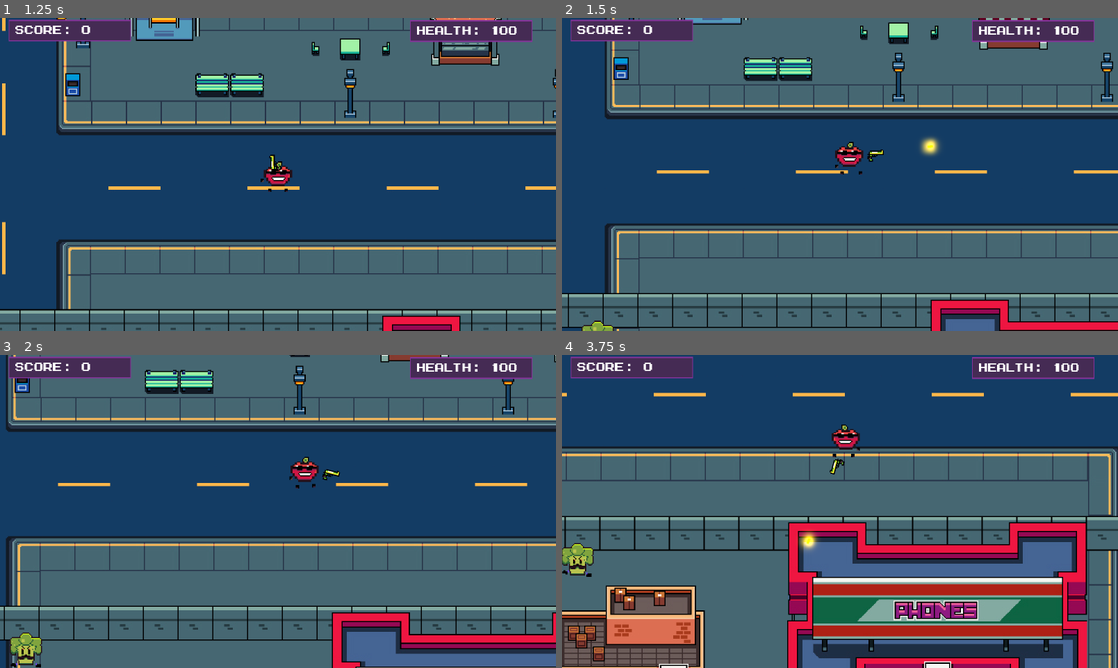
Above: before the commit, frames 1-4 (two rows, left to right).
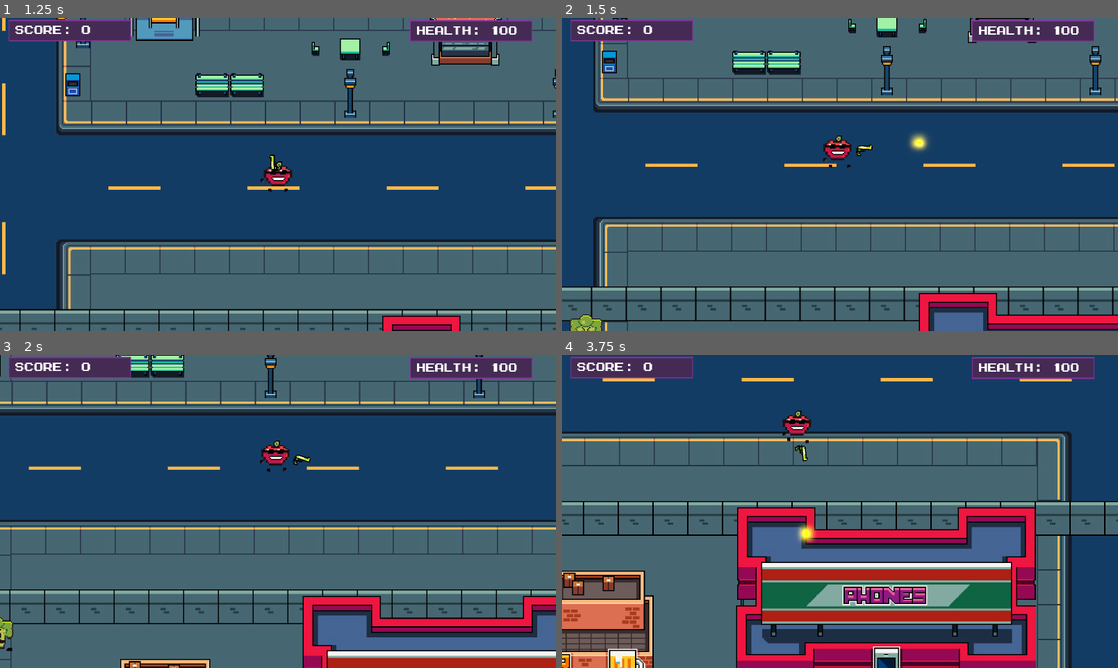
Above: after the commit, the same moments.

Repository: George-Nizor/Apple-Man-Sam
Game: Godot game, scene res://Scenes/Menus/main_menu.tscn
The game is run twice, just before and just after one commit, with the same random seed, the same clock (stepped at 60 frames per second) and the same inputs. Sound files missing from this copy of the repository are replaced by a short silence.
Inputs (mouse positions are in pixels of both pictures, inside the frame that each line leads up to):
- Up to frame 1 (1.25 s): click "Play" at 0.5 s
- Up to frame 2 (1.5 s): move the mouse to (962, 158) at 1.27 s; hold D (right) from 1.28 s (still down); click (962, 158) at 1.35 s
- Up to frame 3 (2 s): keep holding D (right)
- Up to frame 4 (3.75 s): move the mouse to (728, 527) at 2.02 s; release D (right) at 2.03 s; hold S (down) 2.03-2.78 s; click (728, 527) at 2.1 s; move the mouse to (895, 442) at 2.77 s; hold D (right) 2.78-3.53 s; click (895, 442) at 2.85 s; move the mouse to (812, 574) at 3.52 s; hold W (up) from 3.53 s (still down); click (812, 574) at 3.6 s

Frame 1 is identical in both runs. In frame 2, 27% of the frame differs, in the area x 0-100%, y 0-100%; in frame 3, 37%; in frame 4, 53%, in the area x 0-100%, y 7-100%.

Commit message:
Adjusted powerups to disappear if not picked up, added logic to choose spawners

Diff:
--- a/top-down-v2/Scenes/Components/PowerUp.gd
+++ b/top-down-v2/Scenes/Components/PowerUp.gd
@@ -35,3 +35,7 @@
 
 func _on_audio_stream_player_2d_finished() -> void:
 	$AudioStreamPlayer2D.play()
+
+
+func _on_available_timer_timeout() -> void:
+	queue_free()
--- a/top-down-v2/Scenes/Levels/Main_Level.tscn
+++ b/top-down-v2/Scenes/Levels/Main_Level.tscn
@@ -44,8 +44,6 @@
 process_callback = 0
 position_smoothing_enabled = true
 position_smoothing_speed = 1.0
-drag_horizontal_enabled = true
-drag_vertical_enabled = true
 script = ExtResource("2_piqvq")
 player = NodePath("..")
 
--- a/top-down-v2/Scenes/Levels/power_up_spawners.gd
+++ b/top-down-v2/Scenes/Levels/power_up_spawners.gd
@@ -4,7 +4,7 @@
 @onready var powerup = preload("res://Scenes/PowerUp.tscn")
 @onready var can_spawn: bool = true
 @onready var power_up_timer: Timer = $Power_Up_timer
-var previous_spawner: Marker2D = null
+var used_spawners: Array
 var rng = RandomNumberGenerator.new()
 
 func _ready() -> void:
@@ -18,23 +18,25 @@
 			_spawners.append(child)
 	return _spawners
 
+func _filter_unused_spawners(spawner):
+	return not used_spawners.has(spawner)
+
 func spawn_powerup(spawner_list):
 	var selected_spawner: Marker2D
 	var powerup = powerup.instantiate()
-
 	var random_index = rng.randi_range(0, 2)  # This gives us 0, 1, or 2
 	# Convert the random index directly to the enum value
 	match random_index:
 		0: powerup.type = PowerUp.PowerUpType.SPEED
 		1: powerup.type = PowerUp.PowerUpType.DAMAGE
 		2: powerup.type = PowerUp.PowerUpType.HEALTH
-	var valid_spawners = spawner_list.duplicate()
-	if previous_spawner != null:
-		valid_spawners.erase(previous_spawner)
-
+	var valid_spawners = spawners.duplicate().filter(_filter_unused_spawners)
+	if len(used_spawners) == len(spawner_list):
+		valid_spawners = spawner_list
+		used_spawners.clear()
 	# Select from valid spawners
 	selected_spawner = valid_spawners[rng.randi() % valid_spawners.size()]
-	previous_spawner = selected_spawner
+	used_spawners.append(selected_spawner)
 	powerup.global_position = selected_spawner.global_position
 	powerup.player = get_tree().get_root().get_node("Test_Level/Player")
 	get_parent().add_child(powerup)
--- a/top-down-v2/Scenes/PowerUp.tscn
+++ b/top-down-v2/Scenes/PowerUp.tscn
@@ -257,5 +257,10 @@
 stream = ExtResource("3_ndyet")
 volume_db = -25.0
 
+[node name="Available_Timer" type="Timer" parent="."]
+wait_time = 20.0
+autostart = true
+
 [connection signal="body_entered" from="Area2D" to="." method="_on_area_2d_body_entered"]
 [connection signal="finished" from="AudioStreamPlayer2D" to="." method="_on_audio_stream_player_2d_finished"]
+[connection signal="timeout" from="Available_Timer" to="." method="_on_available_timer_timeout"]
